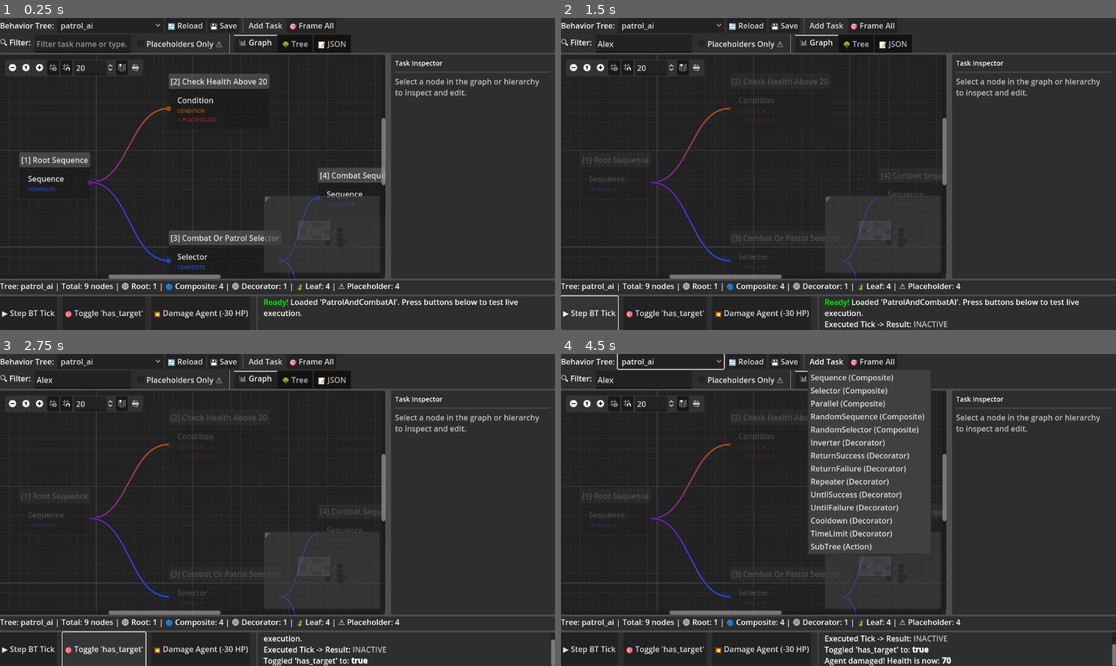
Above: before the commit, frames 1-4 (two rows, left to right).
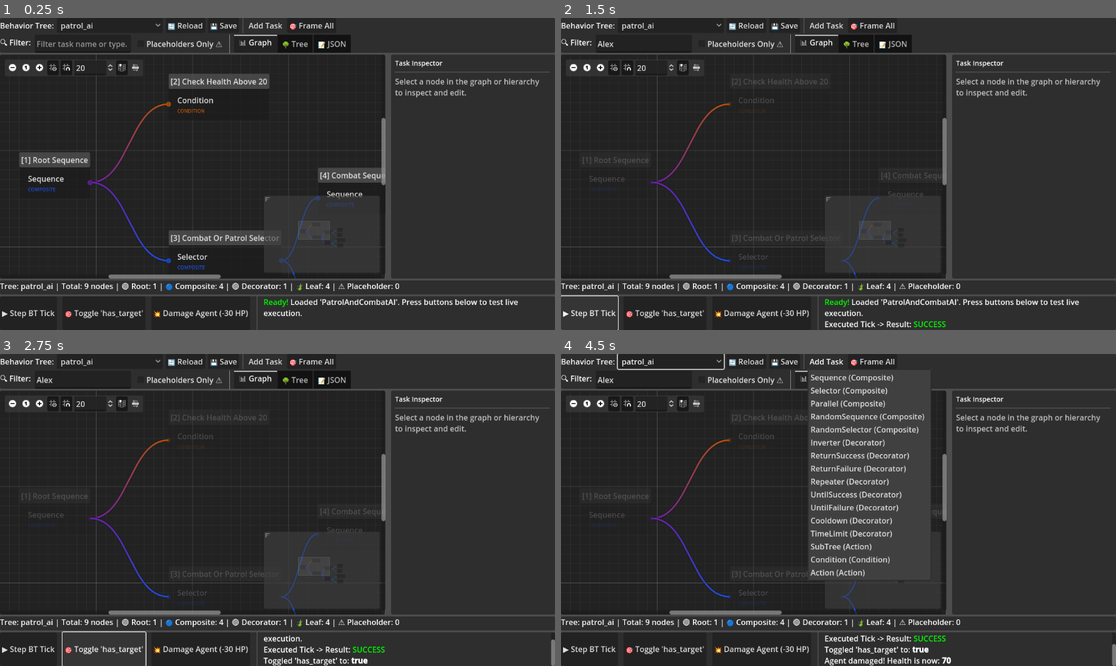
Above: after the commit, the same moments.

Repository: huynguyen03dev/godot-behavior-tree
Game: Godot game, scene res://demo/demo.tscn
Same seed, same stepped clock (60 frames per second), same inputs: the game is played once before the commit and once after it.
Inputs (mouse positions are in pixels of both pictures, inside the frame that each line leads up to):
- Up to frame 1 (0.25 s): no input
- Up to frame 2 (1.5 s): click (644, 42) at 0.52 s; type "Alex" at 0.6 s; click "▶ Step BT Tick" at 1.25 s
- Up to frame 3 (2.75 s): click "🎯 Toggle 'has_target'" at 2 s
- Up to frame 4 (4.5 s): click "💥 Damage Agent (-30 HP)" at 2.75 s; click "patrol_ai" at 3.5 s; click "Add Task" at 4.25 s

The runs differ from the first frame. In frame 1, 0.3% of the frame differs, in the area x 18-72%, y 26-87%; in frame 2, 0.3%; in frame 3, 0.3%; in frame 4, 0.7%, in the area x 18-72%, y 26-93%.

Commit message:
Fix demo runner lifecycle so "Step BT Tick" actually runs the tree
The demo created a BTRunner but never added it to the scene tree and
never started it, so "Step BT Tick" always reported INACTIVE and the
runner leaked because a Node outside the tree is not freed with its
scene (review item B4/P15).

- Create the runner, add it as a child of the demo, disable its
  processing (the demo ticks manually) and start it.
- Re-bind the runner to viewer.current_tree before every use: applying
  JSON in the viewer swaps the tree and would orphan the old runner.
- Stop and free the runner on _exit_tree so nothing leaks.
- Register demo-local Condition/Action leaf tasks: the addon only
  registers composites and decorators, so the shipped sample tree
  loaded with placeholder leaves and every tick stopped INACTIVE.
- Add tests/test_demo_regressions.gd covering the step tick, the
  viewer tree replacement and the scene-exit cleanup.

Co-authored-by: Amp <amp@ampcode.com>

Diff:
--- a/demo/demo.gd
+++ b/demo/demo.gd
@@ -9,16 +9,85 @@
 var _runner: BTRunner = null
 var _tree: BTTree = null
 
+## Demo-local leaf tasks. The addon only registers composites and decorators
+## by default, so the leaves of the shipped sample tree would load as
+## placeholders and every tick would report INACTIVE. These give the sample
+## tree real conditions and actions to execute.
+class DemoCondition extends BTTask:
+	func _init() -> void:
+		super._init()
+		type_name = "Condition"
+		category = "Condition"
+
+	func on_update() -> int:
+		var variable := str(get_param("variable", ""))
+		if variable == "":
+			return BTStatus.SUCCESS
+		var threshold := float(get_param("threshold", 0.0))
+		var value := float(get_blackboard_var(variable, threshold))
+		return BTStatus.SUCCESS if value > threshold else BTStatus.FAILURE
+
+class DemoAction extends BTTask:
+	func _init() -> void:
+		super._init()
+		type_name = "Action"
+		category = "Action"
+
 func _ready() -> void:
-	var provider = BTFileTreeSource.new("res://demo/data")
+	var provider = BTFileTreeSource.new("res://demo/data", _build_task_registry())
 	viewer.set_tree_source(provider)
 	viewer.load_tree_file("res://demo/data/patrol_ai.json")
 	_tree = viewer.current_tree
 	if _tree != null:
-		_runner = BTRunner.new(_tree)
-		_log("[color=green]Ready![/color] Loaded 'PatrolAndCombatAI'. Press buttons below to test live execution.")
+		_create_runner(_tree)
+	_log("[color=green]Ready![/color] Loaded 'PatrolAndCombatAI'. Press buttons below to test live execution.")
+
+## Registry used to build the demo trees. It extends the addon defaults with
+## the demo leaf tasks so the sample tree runs instead of stalling on
+## placeholder nodes.
+func _build_task_registry() -> BTTaskRegistry:
+	var registry := BTTaskRegistry.new()
+	registry.register_task("Condition", func(): return DemoCondition.new(), "Condition")
+	registry.register_task("Action", func(): return DemoAction.new(), "Action")
+	return registry
+
+## Creates and starts a runner for a tree. The runner becomes a child of the
+## demo so it follows the scene's Node lifecycle, and processing is disabled
+## because the demo ticks the tree manually.
+func _create_runner(p_tree: BTTree) -> void:
+	_runner = BTRunner.new(p_tree)
+	add_child(_runner)
+	_runner.set_process(false)
+	_runner.start()
+
+## The viewer swaps `current_tree` whenever JSON is applied, which orphans the
+## runner bound to the previous tree. Re-bind the runner to the viewer's tree
+## before every use so the demo always drives the tree on screen.
+func _sync_runner() -> void:
+	if viewer == null:
+		return
+	if viewer.current_tree == _tree and _runner != null and is_instance_valid(_runner):
+		return
+	_free_runner()
+	_tree = viewer.current_tree
+	if _tree != null:
+		_create_runner(_tree)
+
+## Stops and releases the current runner. Required because a runner that is
+## not freed stays alive after the demo scene is gone.
+func _free_runner() -> void:
+	if _runner == null:
+		return
+	if is_instance_valid(_runner):
+		_runner.stop()
+		_runner.free()
+	_runner = null
+
+func _exit_tree() -> void:
+	_free_runner()
 
 func _on_step_tick_pressed() -> void:
+	_sync_runner()
 	if _runner == null:
 		return
 	var status = _runner.tick()
@@ -31,6 +100,7 @@
 	_log("Executed Tick -> Result: %s" % status_str)
 
 func _on_toggle_target_pressed() -> void:
+	_sync_runner()
 	if _tree == null or _tree.blackboard == null:
 		return
 	var current = bool(_tree.blackboard.get_var("has_target", false))
@@ -38,6 +108,7 @@
 	_log("Toggled 'has_target' to: [b]%s[/b]" % str(not current))
 
 func _on_damage_agent_pressed() -> void:
+	_sync_runner()
 	if _tree == null or _tree.blackboard == null:
 		return
 	var hp = int(_tree.blackboard.get_var("health", 100))
--- /dev/null
+++ b/tests/test_demo_regressions.gd
@@ -0,0 +1,87 @@
+extends SceneTree
+## Regression tests for the demo scene's behavior tree runner lifecycle.
+## Covers review item B4/P15: "Step BT Tick" never ran the tree because the
+## runner was never started and never added to the tree, applying JSON in the
+## viewer orphaned the runner, and the runner leaked on scene exit.
+
+const DEMO_SCENE := preload("res://demo/demo.tscn")
+
+var failures := 0
+var checks := 0
+
+func _check(condition: bool, description: String) -> void:
+	checks += 1
+	if not condition:
+		failures += 1
+		push_error("FAIL: " + description)
+	else:
+		print("PASS: " + description)
+
+func _initialize() -> void:
+	await _test_step_tick_runs_the_tree()
+	await _test_apply_json_rebinds_the_runner()
+	await _test_scene_exit_releases_the_runner()
+	print("Demo regression tests: %d checks, %d failures" % [checks, failures])
+	quit(1 if failures else 0)
+
+func _new_demo() -> Node:
+	var demo: Node = DEMO_SCENE.instantiate()
+	root.add_child(demo)
+	await process_frame
+	await process_frame
+	return demo
+
+## Status word the demo writes to its log for a given runner status.
+func _status_word(status: int) -> String:
+	match status:
+		BTStatus.SUCCESS:
+			return "SUCCESS"
+		BTStatus.FAILURE:
+			return "FAILURE"
+		BTStatus.RUNNING:
+			return "RUNNING"
+		_:
+			return "INACTIVE"
+
+func _test_step_tick_runs_the_tree() -> void:
+	var demo: Node = await _new_demo()
+	var runner: BTRunner = demo._runner
+	_check(runner != null, "demo creates a runner on start")
+	_check(runner != null and runner.is_inside_tree(), "runner is added to the scene tree")
+	demo._on_step_tick_pressed()
+	_check(runner.ticks == 1, "one Step press executes exactly one tick")
+	_check(runner.last_status != BTStatus.INACTIVE, "Step tick reports a real status")
+	var log_text: String = demo.log_label.get_parsed_text()
+	_check(log_text.contains("Executed Tick -> Result"), "log mentions the executed result")
+	_check(log_text.contains("Result: %s" % _status_word(runner.last_status)), "log reports the executed status")
+	demo.free()
+	await process_frame
+
+func _test_apply_json_rebinds_the_runner() -> void:
+	var demo: Node = await _new_demo()
+	demo._on_step_tick_pressed()
+	var old_runner: BTRunner = demo._runner
+	var old_runner_ref: WeakRef = weakref(old_runner)
+	var old_tree: BTTree = demo._tree
+	var viewer: BTViewer = demo.viewer
+	viewer._json_text_edit.text = JSON.stringify(old_tree.to_dict(), "\t")
+	viewer._on_apply_json_pressed()
+	_check(viewer.current_tree != old_tree, "applying JSON replaces the viewer's tree")
+	demo._on_step_tick_pressed()
+	var new_runner: BTRunner = demo._runner
+	_check(new_runner != old_runner, "a new runner is created for the replaced tree")
+	_check(new_runner != null and new_runner.tree == viewer.current_tree, "the new runner drives the viewer's tree")
+	_check(new_runner.ticks == 1, "the new runner executed exactly one tick")
+	_check(new_runner.last_status != BTStatus.INACTIVE, "the new runner reports a real status")
+	_check(old_runner_ref.get_ref() == null, "the orphaned runner is freed")
+	demo.free()
+	await process_frame
+
+func _test_scene_exit_releases_the_runner() -> void:
+	var demo: Node = await _new_demo()
+	var runner: BTRunner = demo._runner
+	var runner_ref: WeakRef = weakref(runner)
+	_check(runner != null and runner.is_inside_tree(), "runner is alive before the scene is freed")
+	demo.free()
+	await process_frame
+	_check(runner_ref.get_ref() == null, "freeing the demo scene releases the runner")
Not shown, added: tests/test_demo_regressions.gd.uid
